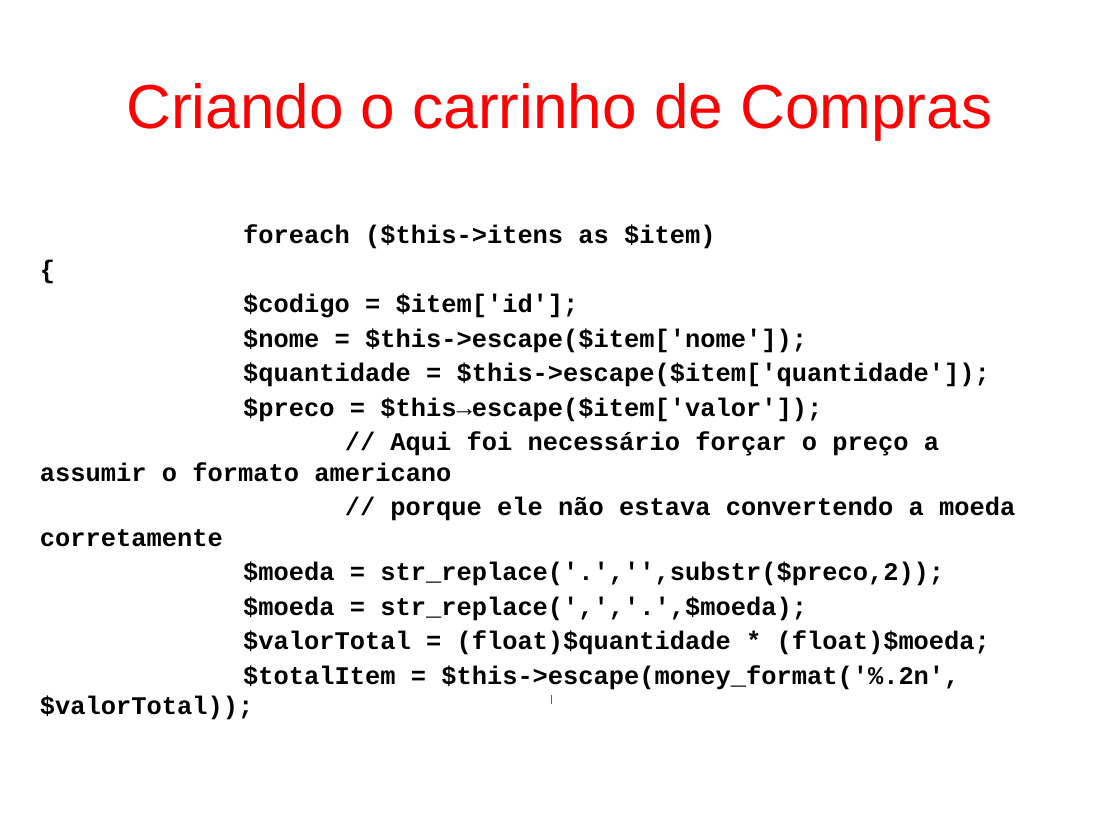
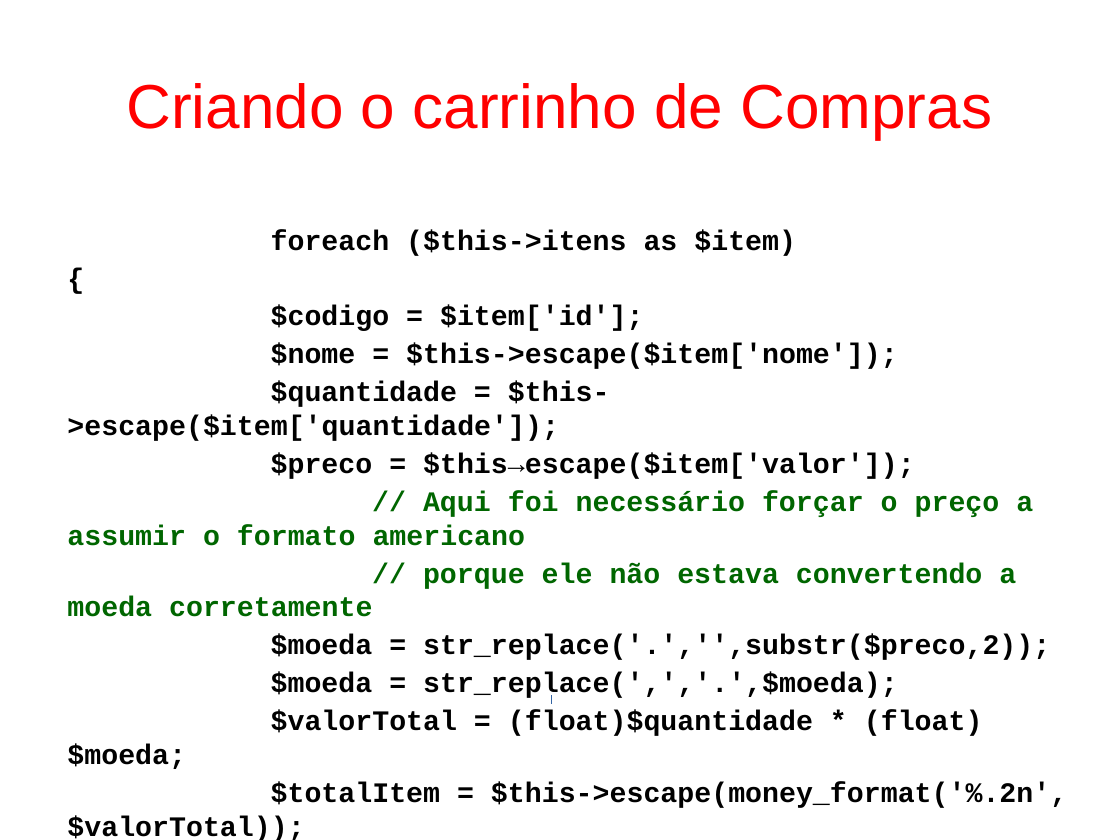
Before and after one commit to fgsl/lojasacme, a slide deck: slide 69 of docs/tutorial.odp. Drawn at 1120x840 pixels with LibreOffice and Linux fonts; fonts in the diff are those of the drawing. Boxes give left, top, right and bottom in pixels: in the first picture for what was removed or moved away, otherwise in the second. Text is boxed around its words. In the diff, an @@ line names an element or a change of style, - is before the commit and + after.

```diff
--- a/docs/tutorial.odp
+++ b/docs/tutorial.odp
@@ text "foreach ($this->itens as $item)": place and size @@
-text "foreach ($this->itens as $item)" at [40, 225, 1015, 720]
+text "foreach ($this->itens as $item)" at [67, 230, 1067, 808]
@@ text "foreach ($this->itens as $item)" at [67, 230, 1067, 808]: size 18 to 20 pt; text colour #000000 to #006600 in "// Aqui foi necessário forçar o preço ...", "// porque ele não estava convertendo a ..." @@
```
Also in this commit, not shown: 108 other slides changed, 35 slides added.
